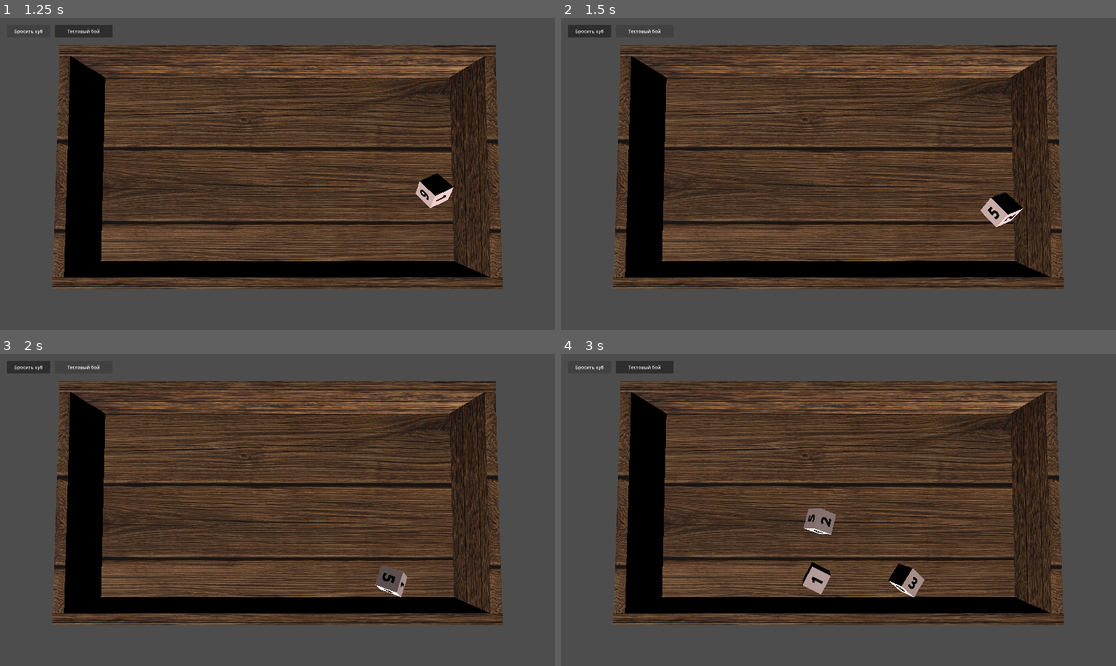
Above: before the commit, frames 1-4 (two rows, left to right).
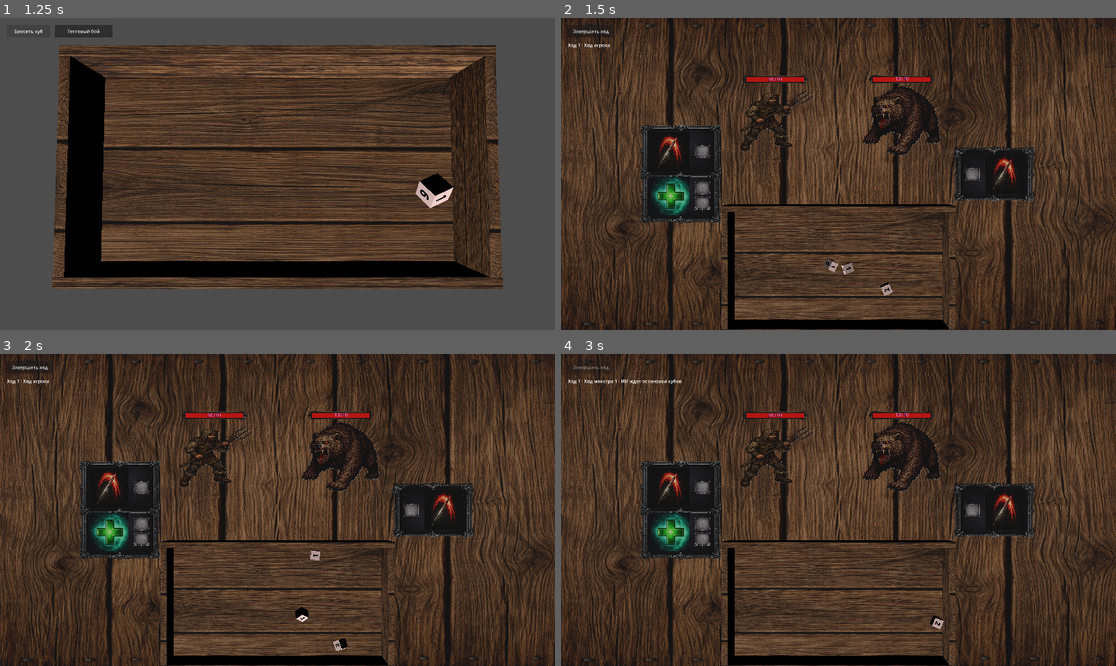
Above: after the commit, the same moments.

Repository: olegbogai-web/dicegame
Game: Godot game, scene res://scenes/board.tscn
Two runs of this game, one before a commit and one after it. Both use one fixed random seed, a clock stepped at 60 frames per second and the inputs below.
Inputs (mouse positions are in pixels of both pictures, inside the frame that each line leads up to):
- Up to frame 1 (1.25 s): click "Бросить куб" at 0.5 s
- Up to frame 2 (1.5 s): click "Тестовый бой" at 1.25 s
- Up to frame 3 (2 s): no input
- Up to frame 4 (3 s): click (588, 366) at 2 s, where only the run after the commit has a clickable "Завершить ход"; click (588, 366) at 2.75 s, where only the run before the commit has a clickable "Бросить куб"

Frame 1 is identical in both runs. In frame 2, 74% of the frame differs, in the area x 0-100%, y 0-100%; in frame 3, 74%; in frame 4, 75%.

Commit message:
Adapt battle room to new battle table scene

Diff:
--- a/content/rooms/subclasses/battle_room.gd
+++ b/content/rooms/subclasses/battle_room.gd
@@ -10,13 +10,13 @@
 const BattleTurnRuntime = preload("res://content/combat/runtime/battle_turn_runtime.gd")
 const BattleEffectRuntime = preload("res://content/combat/runtime/battle_effect_runtime.gd")
 
-const PLAYER_SPRITE_POSITION := Vector3(-6.7, 0.41, 0.0)
-const PLAYER_SPRITE_SCALE := Vector3(1.2, 1.2, 1.2)
-const MONSTER_SPRITE_POSITION := Vector3(6.7, 0.41, 0.0)
-const MONSTER_SPRITE_SCALE := Vector3(1.25, 1.25, 1.25)
-const PLAYER_ABILITY_FRAME_POSITION := Vector3(-4.25, 0.405, 0.0)
-const MONSTER_ABILITY_FRAME_POSITION := Vector3(4.25, 0.405, 0.0)
-const STACK_SPACING_Z := 1.85
+const PLAYER_SPRITE_POSITION := Vector3(-3.0, 0.01, -2.5)
+const PLAYER_SPRITE_SCALE := Vector3(2.0, 2.0, 2.0)
+const MONSTER_SPRITE_POSITION := Vector3(3.0, 0.01, -2.5)
+const MONSTER_SPRITE_SCALE := Vector3(2.0, 2.0, 2.0)
+const PLAYER_ABILITY_FRAME_POSITION := Vector3(-7.5, 0.01, 0.0)
+const MONSTER_ABILITY_FRAME_POSITION := Vector3(7.4, 0.01, 0.0)
+const STACK_SPACING_Z := 2.1
 const DICE_PLACE_Z_POSITIONS := [-0.557, -0.007, 0.55]
 
 
--- a/scenes/battle_table.gd
+++ b/scenes/battle_table.gd
@@ -24,14 +24,15 @@
 const ACTIVATION_ANIMATION_DURATION := 0.5
 const ACTIVATION_TARGET_LIFT_Y := 0.4
 
-@onready var _camera: Camera3D = $Camera3D
+@onready var _camera: Camera3D = get_node_or_null(^"battle_camera") as Camera3D
 @onready var _board: BoardController = $board
-@onready var _left_floor: MeshInstance3D = $left_floor
-@onready var _right_floor: MeshInstance3D = $right_floor
+@onready var _battle_floor: MeshInstance3D = get_node_or_null(^"floor") as MeshInstance3D
+@onready var _left_floor: MeshInstance3D = get_node_or_null(^"left_floor") as MeshInstance3D
+@onready var _right_floor: MeshInstance3D = get_node_or_null(^"right_floor") as MeshInstance3D
 @onready var _player_sprite: MeshInstance3D = $player_sprite
 @onready var _monster_sprite_template: MeshInstance3D = $monster_sprite
-@onready var _player_ability_template: MeshInstance3D = $ability_frame
-@onready var _monster_ability_template: MeshInstance3D = $ability_frame2
+@onready var _player_ability_template: MeshInstance3D = get_node_or_null(^"ability_frame") as MeshInstance3D
+@onready var _monster_ability_template: MeshInstance3D = get_node_or_null(^"ability_frame2") as MeshInstance3D
 @onready var _end_turn_button: Button = $UI/EndTurnButton
 @onready var _turn_status_label: Label = $UI/TurnStatusLabel
 
@@ -51,6 +52,9 @@
 
 func _ready() -> void:
 	set_physics_process(true)
+	if _camera != null:
+		_camera.current = true
+	_hide_board_debug_controls()
 	if _end_turn_button != null and not _end_turn_button.pressed.is_connected(_on_end_turn_button_pressed):
 		_end_turn_button.pressed.connect(_on_end_turn_button_pressed)
 	if battle_room_data == null:
@@ -118,8 +122,12 @@
 
 
 func _apply_floor_textures() -> void:
-	_apply_texture_to_mesh(_left_floor, battle_room_data.left_floor_texture)
-	_apply_texture_to_mesh(_right_floor, battle_room_data.right_floor_texture)
+	if _left_floor != null and _right_floor != null and _left_floor != _right_floor:
+		_apply_texture_to_mesh(_left_floor, battle_room_data.left_floor_texture)
+		_apply_texture_to_mesh(_right_floor, battle_room_data.right_floor_texture)
+		return
+	var resolved_floor := _battle_floor if _battle_floor != null else (_right_floor if _right_floor != null else _left_floor)
+	_apply_texture_to_mesh(resolved_floor, battle_room_data.right_floor_texture if battle_room_data.right_floor_texture != null else battle_room_data.left_floor_texture)
 
 
 func _apply_player_sprite() -> void:
@@ -756,7 +764,8 @@
 					return {
 						"kind": &"all_monsters",
 					}
-			if _screen_point_hits_mesh(_right_floor, screen_point):
+			var target_floor := _get_enemy_target_floor()
+			if _screen_point_hits_mesh(target_floor, screen_point):
 				return {
 					"kind": &"all_monsters",
 				}
@@ -1033,6 +1042,27 @@
 	_turn_status_label.text = "Ожидание боя"
 
 
+
+
+func _hide_board_debug_controls() -> void:
+	if _board == null:
+		return
+	var throw_button := _board.get_node_or_null(^"UI/ThrowDiceButton") as Button
+	if throw_button != null:
+		throw_button.visible = false
+	var test_battle_button := _board.get_node_or_null(^"UI/TestBattleButton") as Button
+	if test_battle_button != null:
+		test_battle_button.visible = false
+
+
+func _get_enemy_target_floor() -> MeshInstance3D:
+	if _right_floor != null:
+		return _right_floor
+	if _battle_floor != null:
+		return _battle_floor
+	return _left_floor
+
+
 func _project_mouse_to_horizontal_plane(plane_y: float) -> Vector3:
 	var mouse_position := get_viewport().get_mouse_position()
 	var ray_origin := _camera.project_ray_origin(mouse_position)
--- a/scenes/new_battle_table.tscn
+++ b/scenes/new_battle_table.tscn
@@ -1,6 +1,7 @@
 [gd_scene format=3 uid="uid://bmhmm75b4swd3"]
 
 [ext_resource type="PackedScene" uid="uid://0ssqyi084mdh" path="res://scenes/board.tscn" id="1_47dlb"]
+[ext_resource type="Script" path="res://scenes/battle_table.gd" id="2_battle"]
 [ext_resource type="Texture2D" uid="uid://dxoj7vm840xgf" path="res://assets/material/dangeon_floor_2.png" id="3_5yklm"]
 [ext_resource type="Texture2D" uid="uid://b6ojmoowtta8k" path="res://assets/ui/base_frame_mid_v2.png" id="4_euvx7"]
 [ext_resource type="Texture2D" uid="uid://bjpqv8q13kqq7" path="res://assets/ui/base_frame_mid.png" id="5_ovkts"]
@@ -69,6 +70,7 @@
 [sub_resource type="PlaneMesh" id="PlaneMesh_v2h1w"]
 
 [node name="Node3D" type="Node3D" unique_id=2051974326]
+script = ExtResource("2_battle")
 
 [node name="board" parent="." unique_id=1670483730 instance=ExtResource("1_47dlb")]
 transform = Transform3D(1.3, 0, 0, 0, 1.3, 0, 0, 0, 1.3, 0, 0.11484551, 4.2813234)
@@ -137,52 +139,68 @@
 text = "0/0"
 outline_size = 4
 
-[node name="ability_frame2" type="MeshInstance3D" parent="." unique_id=1613474097]
+[node name="ability_frame" type="MeshInstance3D" parent="." unique_id=1613474097]
 transform = Transform3D(1.95, 0, 0, 0, 1.3, 0, 0, 0, 1.3, -7.5, 0.01, 0)
 material_override = SubResource("StandardMaterial3D_h74a6")
 mesh = SubResource("PlaneMesh_4tpf0")
 
-[node name="dice_place1" type="MeshInstance3D" parent="ability_frame2" unique_id=41997925]
+[node name="dice_place1" type="MeshInstance3D" parent="ability_frame" unique_id=41997925]
 transform = Transform3D(0.2, 0, 0, 0, 0.2, 0, 0, 0, 0.25, 0.53, 0.01, -0.557)
 material_override = SubResource("StandardMaterial3D_4krft")
 mesh = SubResource("PlaneMesh_n02mj")
 
-[node name="dice_place2" type="MeshInstance3D" parent="ability_frame2" unique_id=1387767525]
+[node name="dice_place2" type="MeshInstance3D" parent="ability_frame" unique_id=1387767525]
 transform = Transform3D(0.2, 0, 0, 0, 0.2, 0, 0, 0, 0.25, 0.53, 0.01, -0.007)
 material_override = SubResource("StandardMaterial3D_4krft")
 mesh = SubResource("PlaneMesh_n02mj")
 
-[node name="dice_place3" type="MeshInstance3D" parent="ability_frame2" unique_id=1715978048]
+[node name="dice_place3" type="MeshInstance3D" parent="ability_frame" unique_id=1715978048]
 transform = Transform3D(0.2, 0, 0, 0, 0.2, 0, 0, 0, 0.25, 0.53, 0.01, 0.55)
 material_override = SubResource("StandardMaterial3D_4krft")
 mesh = SubResource("PlaneMesh_n02mj")
 
-[node name="player_ability" type="MeshInstance3D" parent="ability_frame2" unique_id=1735042967]
+[node name="player_ability" type="MeshInstance3D" parent="ability_frame" unique_id=1735042967]
 transform = Transform3D(0, 0, 0.48148146, 0, 0.7222223, 0, -0.7222223, 0, 0, -0.25925922, 0.0055555403, 0)
 material_override = SubResource("StandardMaterial3D_y5gjq")
 mesh = SubResource("PlaneMesh_v2h1w")
 
-[node name="ability_frame3" type="MeshInstance3D" parent="." unique_id=179293505]
+[node name="ability_frame2" type="MeshInstance3D" parent="." unique_id=179293505]
 transform = Transform3D(-1.95, 0, -1.13649605e-07, 0, 1.3, 0, 1.7047442e-07, 0, -1.3, 7.4, 0.01, 0)
 material_override = SubResource("StandardMaterial3D_h74a6")
 mesh = SubResource("PlaneMesh_4tpf0")
 
-[node name="dice_place1" type="MeshInstance3D" parent="ability_frame3" unique_id=631043695]
+[node name="dice_place1" type="MeshInstance3D" parent="ability_frame2" unique_id=631043695]
 transform = Transform3D(0.2, 0, 0, 0, 0.2, 0, 0, 0, 0.25, 0.53, 0.01, -0.557)
 material_override = SubResource("StandardMaterial3D_4krft")
 mesh = SubResource("PlaneMesh_n02mj")
 
-[node name="dice_place2" type="MeshInstance3D" parent="ability_frame3" unique_id=779250159]
+[node name="dice_place2" type="MeshInstance3D" parent="ability_frame2" unique_id=779250159]
 transform = Transform3D(0.2, 0, 0, 0, 0.2, 0, 0, 0, 0.25, 0.53, 0.01, -0.007)
 material_override = SubResource("StandardMaterial3D_4krft")
 mesh = SubResource("PlaneMesh_n02mj")
 
-[node name="dice_place3" type="MeshInstance3D" parent="ability_frame3" unique_id=10521480]
+[node name="dice_place3" type="MeshInstance3D" parent="ability_frame2" unique_id=10521480]
 transform = Transform3D(0.2, 0, 0, 0, 0.2, 0, 0, 0, 0.25, 0.53, 0.01, 0.55)
 material_override = SubResource("StandardMaterial3D_4krft")
 mesh = SubResource("PlaneMesh_n02mj")
 
-[node name="player_ability" type="MeshInstance3D" parent="ability_frame3" unique_id=808252641]
+[node name="player_ability" type="MeshInstance3D" parent="ability_frame2" unique_id=808252641]
 transform = Transform3D(-3.156934e-08, 0, -0.48148146, 0, 0.7222223, 0, 0.7222223, 0, -2.1046223e-08, -0.25925922, 0.0055555403, 0)
 material_override = SubResource("StandardMaterial3D_y5gjq")
 mesh = SubResource("PlaneMesh_v2h1w")
+
+[node name="UI" type="CanvasLayer" parent="."]
+
+[node name="EndTurnButton" type="Button" parent="UI"]
+offset_left = 24.0
+offset_top = 24.0
+offset_right = 184.0
+offset_bottom = 68.0
+text = "Завершить ход"
+
+[node name="TurnStatusLabel" type="Label" parent="UI"]
+offset_left = 24.0
+offset_top = 82.0
+offset_right = 560.0
+offset_bottom = 116.0
+text = "Ожидание боя"
--- a/ui/scripts/board_controller.gd
+++ b/ui/scripts/board_controller.gd
@@ -7,7 +7,7 @@
 @export_category("Board References")
 @export var floor_path: NodePath = ^"floor"
 @export var default_dice_scene: PackedScene
-@export_file("*.tscn") var test_battle_scene_path := "res://scenes/battle_table.tscn"
+@export_file("*.tscn") var test_battle_scene_path := "res://scenes/new_battle_table.tscn"
 
 @export_category("Spawn Bounds")
 @export var spawn_bounds_margin: Vector2 = Vector2(0.15, 0.15)
